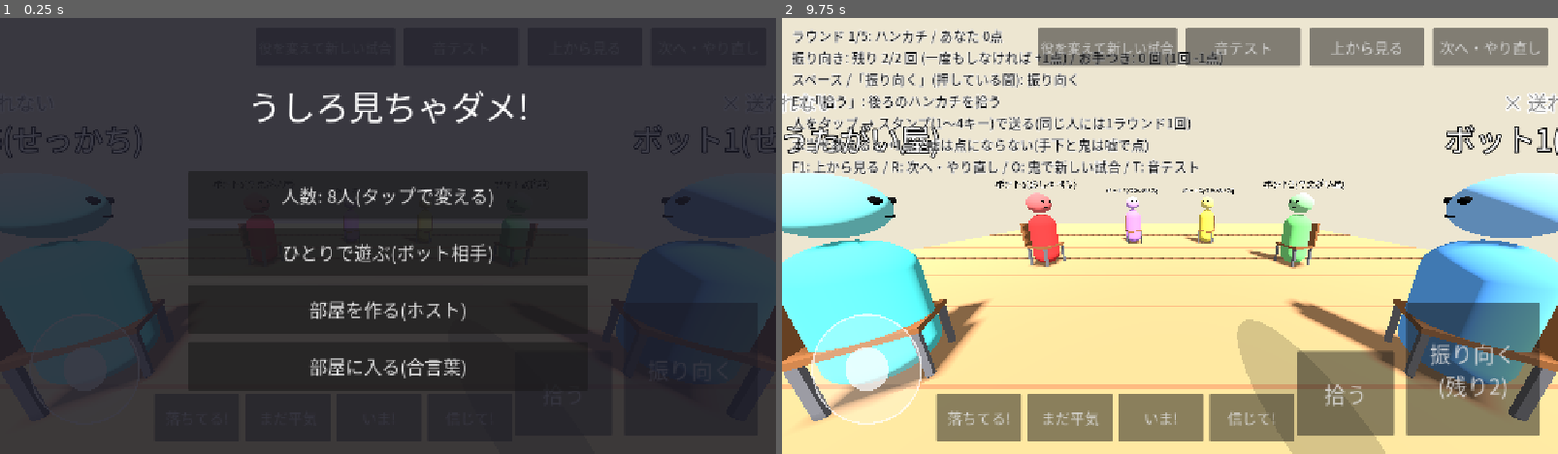
Above: before the commit, frames 1-2 (left to right).
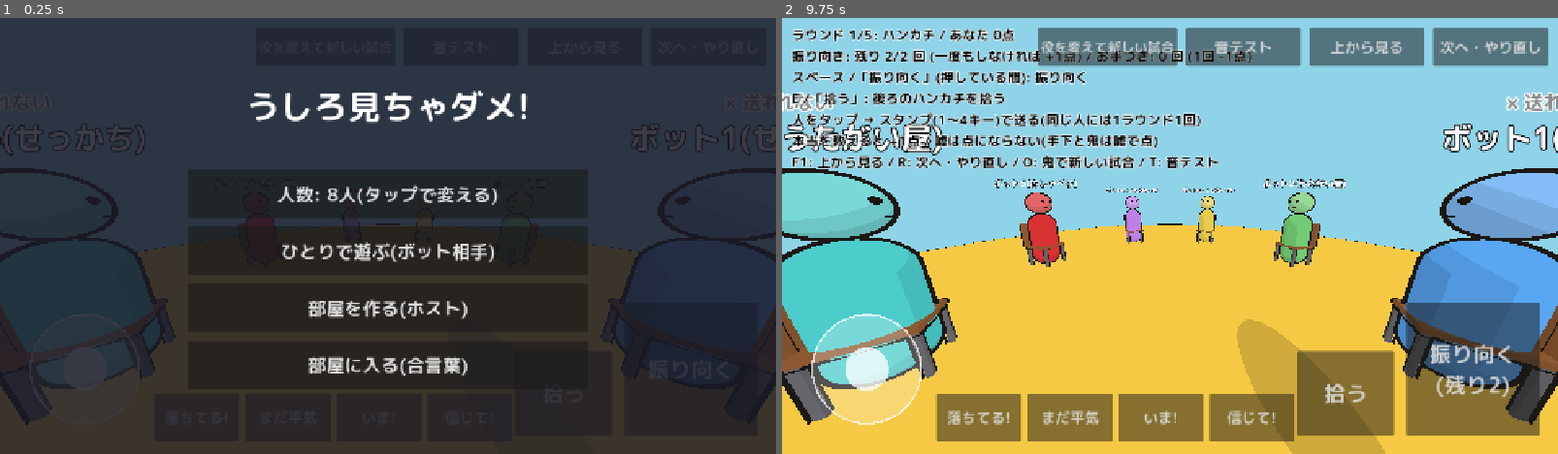
Above: after the commit, the same moments.

Repository: LisaYuumi/ushiro-micha-dame
Game: Godot game, scene res://scenes/main.tscn
Same seed, same stepped clock (60 frames per second), same inputs: the game is played once before the commit and once after it.
Inputs:
- Up to frame 1 (0.25 s): no input
- Up to frame 2 (9.75 s): click "振り向く" at 0.5 s; click "拾う" at 1.25 s; click "落ちてる!" at 2 s; click "まだ平気" at 2.75 s; click "いま!" at 3.5 s; click "信じて!" at 4.25 s; click "上から見る" at 5 s; click "次へ・やり直し" at 5.75 s; click "音テスト" at 6.5 s; click "役を変えて新しい試合" at 7.25 s; click "人数: 8人(タップで変える)" at 8 s; click "人数: 5人(タップで変える)" at 8.75 s; click "ひとりで遊ぶ(ボット相手)" at 9.5 s

The runs differ from the first frame. In frame 1, 5.4% of the frame differs, in the area x 0-100%, y 16-94%; in frame 2, 94%, in the area x 0-100%, y 0-100%.

Commit message:
Toon shading and outlines (A: after-school pop), bundle the font
- New Toon helper: three-band cel shading and a black inverted-hull
  outline, cached per color. Directional shadows are off.
- Colors for sky, floor, accent, ink and paper live in GameConfig.
  The floor is a yellow disc with a black rim against a sky-blue
  background.
- Characters, chairs, items and bananas use the toon look; face parts
  use the ink color without outlines.
- M PLUS Rounded 1c Bold is now committed with its OFL license instead
  of being downloaded in CI; docs/CREDITS.md records it.

Co-Authored-By: Claude Opus 5.5 <noreply@anthropic.com>
Claude-Session: https://claude.ai/code/session_018gGhz8RHTqLMKymXrJnaB4

Diff:
--- a/scripts/core/game_config.gd
+++ b/scripts/core/game_config.gd
@@ -213,3 +213,19 @@
 const BOT_BANANA_CHANCE := 0.35
 const BOT_BANANA_DELAY_MIN := 0.5
 const BOT_BANANA_DELAY_MAX := 3.0
+
+# --- 見た目(A案「放課後ポップ」) ---
+## 空・壁の上のほうの色
+const COLOR_SKY := Color("8FD3E8")
+## 床の色(あとでホストが舞台を選ぶときに変えられるように、ここで持つ)
+const COLOR_FLOOR := Color("F6C945")
+## 主要ボタンなどのアクセントの色
+const COLOR_ACCENT := Color("FF6B4A")
+## 文字・輪郭線の色
+const COLOR_INK := Color("1E1B18")
+## 名札やボタンの地の色
+const COLOR_PAPER := Color("FFFFFF")
+## キャラ・小物・家具の輪郭線の太さ(メートル)
+const OUTLINE_WIDTH := 0.025
+## 床の円の半径(メートル)
+const FLOOR_RADIUS := 7.5
--- a/scripts/view/character_model.gd
+++ b/scripts/view/character_model.gd
@@ -45,14 +45,14 @@
 	var body_mesh := CapsuleMesh.new()
 	body_mesh.radius = 0.25
 	body_mesh.height = 1.15
-	var body := _mesh(body_mesh, color)
+	var body := _mesh(body_mesh, color, GameConfig.OUTLINE_WIDTH)
 	body.position = Vector3(0, 0.6, 0)
 	_pivot.add_child(body)
 
 	var head_mesh := SphereMesh.new()
 	head_mesh.radius = 0.22
 	head_mesh.height = 0.44
-	var head := _mesh(head_mesh, color.lightened(0.25))
+	var head := _mesh(head_mesh, color.lightened(0.25), GameConfig.OUTLINE_WIDTH)
 	head.position = Vector3(0, HEAD_Y, 0)
 	_pivot.add_child(head)
 
@@ -61,7 +61,7 @@
 		var eye_mesh := SphereMesh.new()
 		eye_mesh.radius = 0.03
 		eye_mesh.height = 0.06
-		var eye := _mesh(eye_mesh, Color.BLACK)
+		var eye := _mesh(eye_mesh, GameConfig.COLOR_INK)
 		eye.position = Vector3(x, HEAD_Y + 0.04, FACE_Z + 0.005)
 		_pivot.add_child(eye)
 		_eyes.append(eye)
@@ -251,18 +251,14 @@
 func _box(size: Vector3, pos: Vector3) -> MeshInstance3D:
 	var m := BoxMesh.new()
 	m.size = size
-	var mi := _mesh(m, Color.BLACK)
+	var mi := _mesh(m, GameConfig.COLOR_INK)
 	mi.position = pos
 	return mi
 
 
-func _mesh(mesh: Mesh, color: Color) -> MeshInstance3D:
-	var mi := MeshInstance3D.new()
-	mi.mesh = mesh
-	var mat := StandardMaterial3D.new()
-	mat.albedo_color = color
-	mi.material_override = mat
-	return mi
+## アニメ塗りの見た目。outline > 0 なら黒い輪郭線もつける(顔の点や線にはつけない)
+func _mesh(mesh: Mesh, color: Color, outline: float = 0.0) -> MeshInstance3D:
+	return Toon.mesh(mesh, color, outline)
 
 
 func _set_layers_rec(node: Node, bits: int) -> void:
--- a/scripts/view/hud_font.gd
+++ b/scripts/view/hud_font.gd
@@ -1,8 +1,8 @@
 class_name HudFont
 extends RefCounted
 ## 日本語が表示できるフォントを返す。
-## - assets/fonts/ にフォントがあればそれを使う(Web版はこちら。自動変換のときに入る)
-## - なければ OS のフォントを使う(Windows / Mac で開発するとき)
+## - assets/fonts/ の M PLUS Rounded 1c(太字)を使う(SIL Open Font License。assets/fonts/OFL.txt)
+## - 読めなかったときだけ OS のフォントを使う
 
 const BUNDLED := "res://assets/fonts/MPLUSRounded1c-Bold.ttf"
 
--- /dev/null
+++ b/scripts/view/toon.gd
@@ -0,0 +1,81 @@
+class_name Toon
+extends RefCounted
+## A案「放課後ポップ」の塗り: アニメ塗り(2〜3段の陰影)+太い黒の輪郭線。
+## 輪郭線は「少し大きくした裏返しのコピーを黒で描く」軽い方法(スマホのブラウザでも重くならない)。
+## 色は GameConfig の見た目の設定から取る。
+
+## アニメ塗り: 光の当たり方を3段階にする。リアルな陰影や光沢は使わない
+const _TOON_CODE := """
+shader_type spatial;
+render_mode specular_disabled, ambient_light_disabled;
+
+uniform vec4 albedo : source_color = vec4(1.0);
+uniform float shade_mid = 0.82;
+uniform float shade_dark = 0.66;
+
+void fragment() {
+	ALBEDO = albedo.rgb;
+}
+
+void light() {
+	float ndl = dot(NORMAL, LIGHT);
+	float band = ndl > 0.25 ? 1.0 : (ndl > -0.25 ? shade_mid : shade_dark);
+	DIFFUSE_LIGHT = max(DIFFUSE_LIGHT, vec3(band));
+}
+"""
+
+## 輪郭線: 形の中心から外へ少しふくらませて、裏側だけを黒で描く
+## (箱の角でも線が切れないように、法線ではなく中心からの向きでふくらませる)
+const _OUTLINE_CODE := """
+shader_type spatial;
+render_mode unshaded, cull_front, shadows_disabled;
+
+uniform vec4 ink : source_color = vec4(0.118, 0.106, 0.094, 1.0);
+uniform float width = 0.03;
+
+void vertex() {
+	vec3 dir = length(VERTEX) > 0.0001 ? normalize(VERTEX) : NORMAL;
+	VERTEX += normalize(mix(NORMAL, dir, 0.5)) * width;
+}
+
+void fragment() {
+	ALBEDO = ink.rgb;
+}
+"""
+
+static var _toon_shader: Shader
+static var _outline_shader: Shader
+## 同じ色・同じ太さの材質は使い回す(色ごとに1つ)
+static var _cache := {}
+
+
+## アニメ塗りの材質。outline > 0 なら、その太さ(メートル)の黒い輪郭線もつける
+static func material(color: Color, outline: float = GameConfig.OUTLINE_WIDTH) -> Material:
+	var key := "%s|%.3f" % [color.to_html(), outline]
+	if _cache.has(key):
+		return _cache[key]
+	if _toon_shader == null:
+		_toon_shader = Shader.new()
+		_toon_shader.code = _TOON_CODE
+		_outline_shader = Shader.new()
+		_outline_shader.code = _OUTLINE_CODE
+	var mat := ShaderMaterial.new()
+	mat.shader = _toon_shader
+	mat.set_shader_parameter("albedo", color)
+	if outline > 0.0:
+		var line := ShaderMaterial.new()
+		line.shader = _outline_shader
+		line.set_shader_parameter("ink", GameConfig.COLOR_INK)
+		line.set_shader_parameter("width", outline)
+		mat.next_pass = line
+	_cache[key] = mat
+	return mat
+
+
+## メッシュに材質をつけた MeshInstance3D を作る(影は落とさない: アニメ塗りなので)
+static func mesh(m: Mesh, color: Color, outline: float = GameConfig.OUTLINE_WIDTH) -> MeshInstance3D:
+	var mi := MeshInstance3D.new()
+	mi.mesh = m
+	mi.material_override = material(color, outline)
+	mi.cast_shadow = GeometryInstance3D.SHADOW_CASTING_SETTING_OFF
+	return mi
--- a/scripts/view/world_view.gd
+++ b/scripts/view/world_view.gd
@@ -205,7 +205,7 @@
 func _build_environment() -> void:
 	var env := Environment.new()
 	env.background_mode = Environment.BG_COLOR
-	env.background_color = Color(0.93, 0.9, 0.82) # 教室の壁っぽいクリーム色
+	env.background_color = GameConfig.COLOR_SKY
 	env.ambient_light_source = Environment.AMBIENT_SOURCE_COLOR
 	env.ambient_light_color = Color(1, 1, 1)
 	env.ambient_light_energy = 0.5
@@ -213,23 +213,23 @@
 	we.environment = env
 	add_child(we)
 
+	# アニメ塗りの陰の向きを決める光。リアルな影は落とさない(見た目のためと、スマホで軽くするため)
 	var sun := DirectionalLight3D.new()
 	sun.rotation_degrees = Vector3(-55, 30, 0)
-	sun.shadow_enabled = true
+	sun.shadow_enabled = false
 	add_child(sun)
 
 
 func _build_floor() -> void:
-	var plane := PlaneMesh.new()
-	plane.size = Vector2(16, 16)
-	add_child(_mesh(plane, Color(0.72, 0.55, 0.38))) # 木の床
-	# 床板の継ぎ目っぽい線
-	for i in range(-7, 8):
-		var line := BoxMesh.new()
-		line.size = Vector3(16, 0.002, 0.03)
-		var mi := _mesh(line, Color(0.6, 0.44, 0.3))
-		mi.position = Vector3(0, 0.001, i)
-		add_child(mi)
+	# 黄色い丸い床。ふちに黒い線(A案の絵のように、空の青との境目がはっきりする)
+	var disc := CylinderMesh.new()
+	disc.top_radius = GameConfig.FLOOR_RADIUS
+	disc.bottom_radius = GameConfig.FLOOR_RADIUS
+	disc.height = 0.04
+	disc.radial_segments = 64
+	var floor_mi := Toon.mesh(disc, GameConfig.COLOR_FLOOR, 0.06)
+	floor_mi.position = Vector3(0, -0.02, 0)
+	add_child(floor_mi)
 
 
 func _build_chair(pos: Vector3, yaw: float) -> void:
@@ -590,10 +590,6 @@
 	_seat_cam.rotation = Vector3(deg_to_rad(pitch), me.yaw + PI * t, 0.0)
 
 
+## アニメ塗り+黒い輪郭線(Toon)の見た目
 func _mesh(mesh: Mesh, color: Color) -> MeshInstance3D:
-	var mi := MeshInstance3D.new()
-	mi.mesh = mesh
-	var mat := StandardMaterial3D.new()
-	mat.albedo_color = color
-	mi.material_override = mat
-	return mi
+	return Toon.mesh(mesh, color)
Binary file added: assets/fonts/MPLUSRounded1c-Bold.ttf
Not shown, added: assets/fonts/OFL.txt
Not shown, added: docs/CREDITS.md
